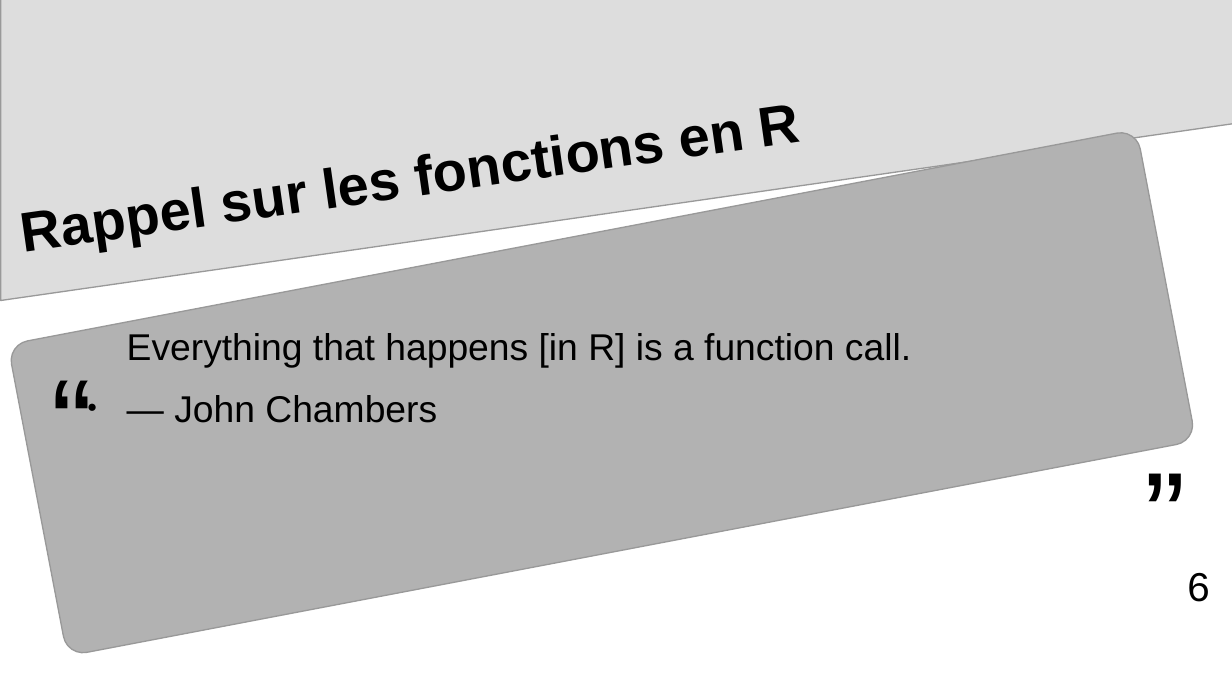
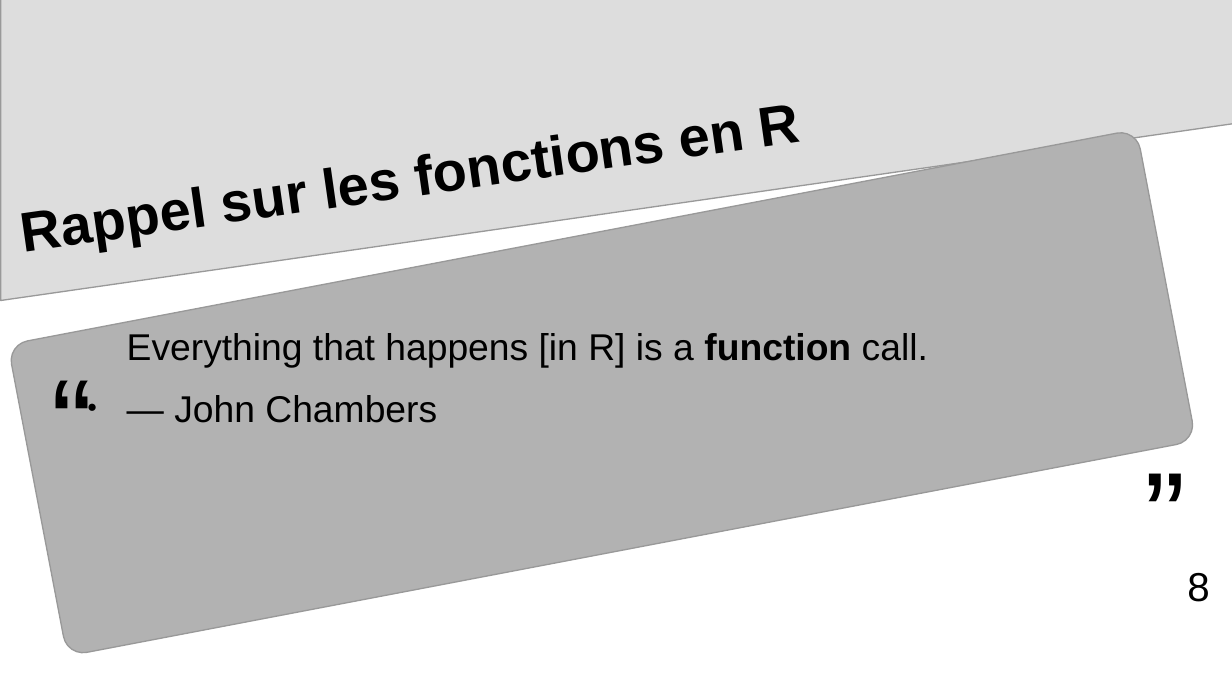
Before and after one commit to arnaud-feldmann/formation_r_drieets_prog_fonctionnelle, a slide deck: slide 8 of presentation.odp (slide 6 before the commit). Drawn at 1232x693 pixels with LibreOffice and Linux fonts; fonts in the diff are those of the drawing. Boxes give left, top, right and bottom in pixels: in the first picture for what was removed or moved away, otherwise in the second. Text is boxed around its words. In the diff, an @@ line names an element or a change of style, - is before the commit and + after.

```diff
--- a/presentation.odp
+++ b/presentation.odp
@@ text at [127,333,928,368]: bold on in "function" @@
@@ page number at [1187,573,1209,602]: text changed @@
-6
+8
```
Also in this commit, not shown: 2 other slides changed, 4 slides added, 2 other files.
